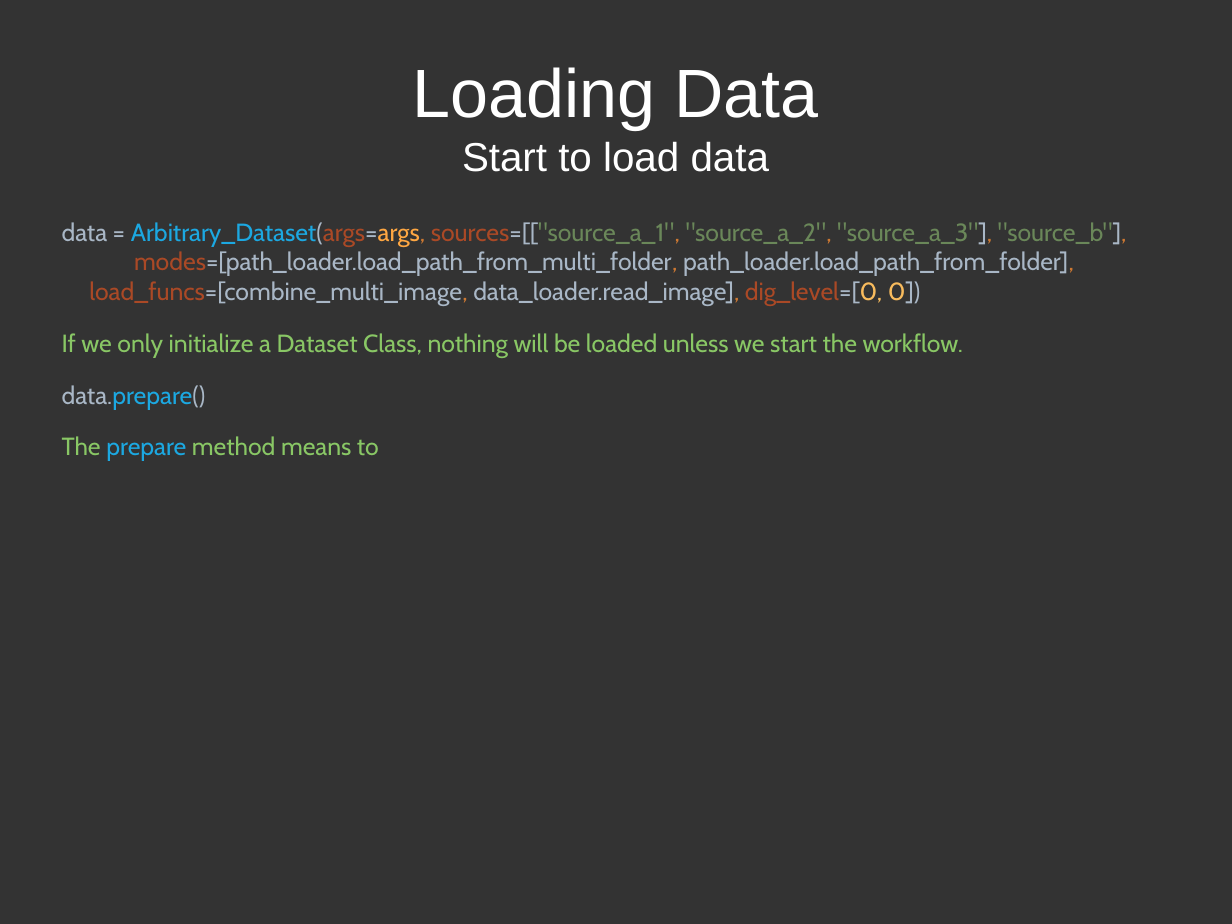
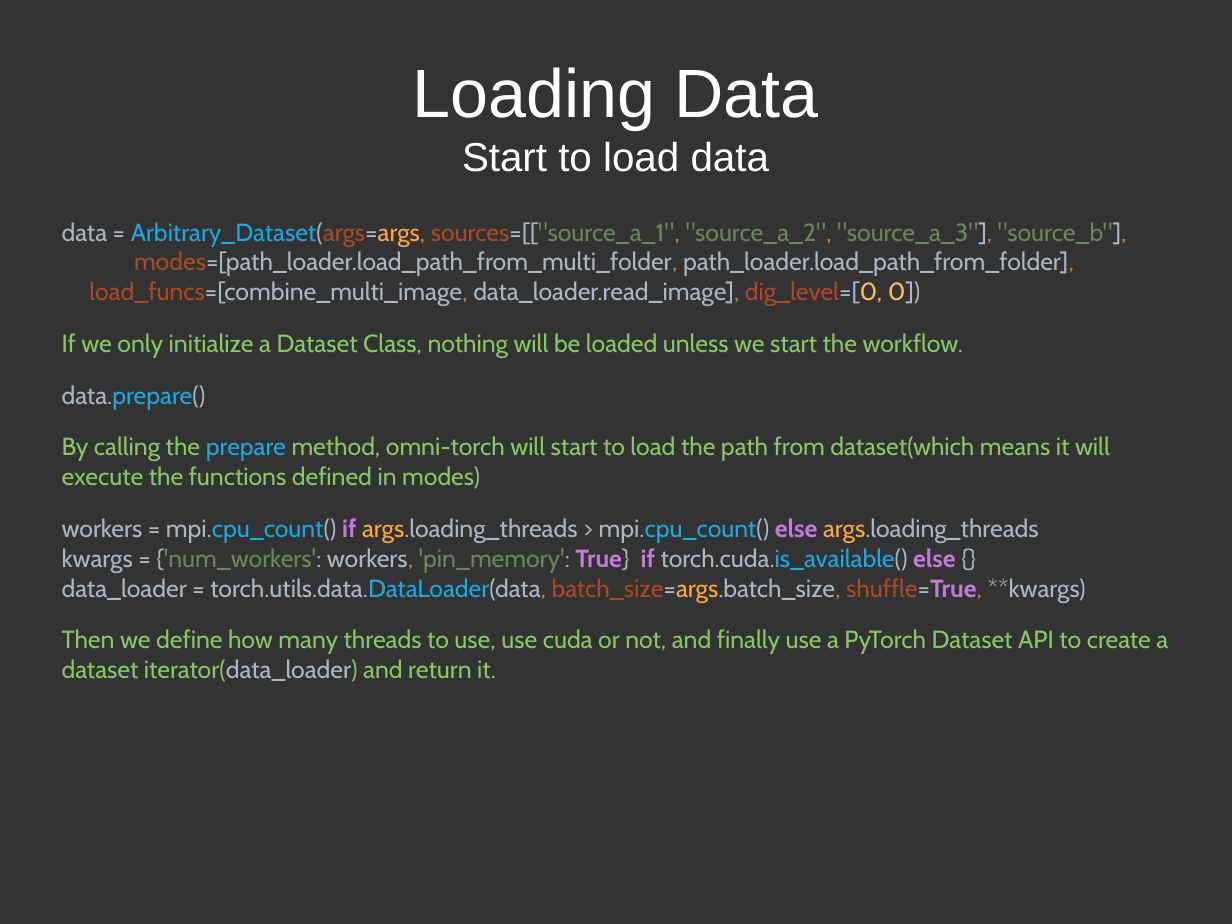
Before and after one commit to loveorchids/omni_torch, a slide deck: slide 13 of Documentations.odp (slide 12 before the commit). Drawn at 1232x924 pixels with LibreOffice and Linux fonts; fonts in the diff are those of the drawing. Boxes give left, top, right and bottom in pixels: in the first picture for what was removed or moved away, otherwise in the second. Text is boxed around its words. In the diff, an @@ line names an element or a change of style, - is before the commit and + after.

Commit message:
start

```diff
--- a/Documentations.odp
+++ b/Documentations.odp
@@ text at bbox=[62, 436, 1168, 682]: text changed @@
-The prepare method means to
+By calling the prepare method, omni-torch will start to load the path from dataset(which means it will execute the functions defined in modes)
+workers = mpi.cpu_count() if args.loading_threads > mpi.cpu_count() else args.loading_threads
+kwargs = {'num_workers': workers, 'pin_memory': True} if torch.cuda.is_available() else {}
+data_loader = torch.utils.data.DataLoader(data, batch_size=args.batch_size, shuffle=True, **kwargs)
+Then we define how many threads to use, use cuda or not, and finally use a PyTorch Dataset API to create a dataset iterator(data_loader) and return it.
```
Also in this commit, not shown: 10 other slides changed, 2 slides added, 2 slides removed, 1 other file.
